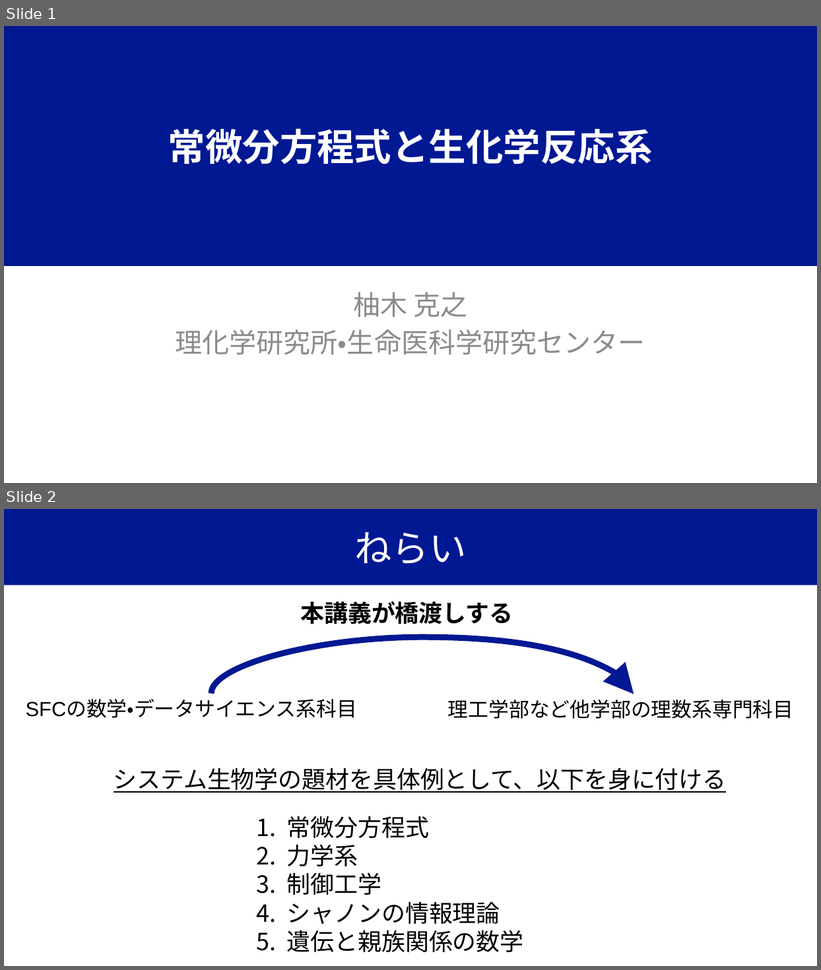
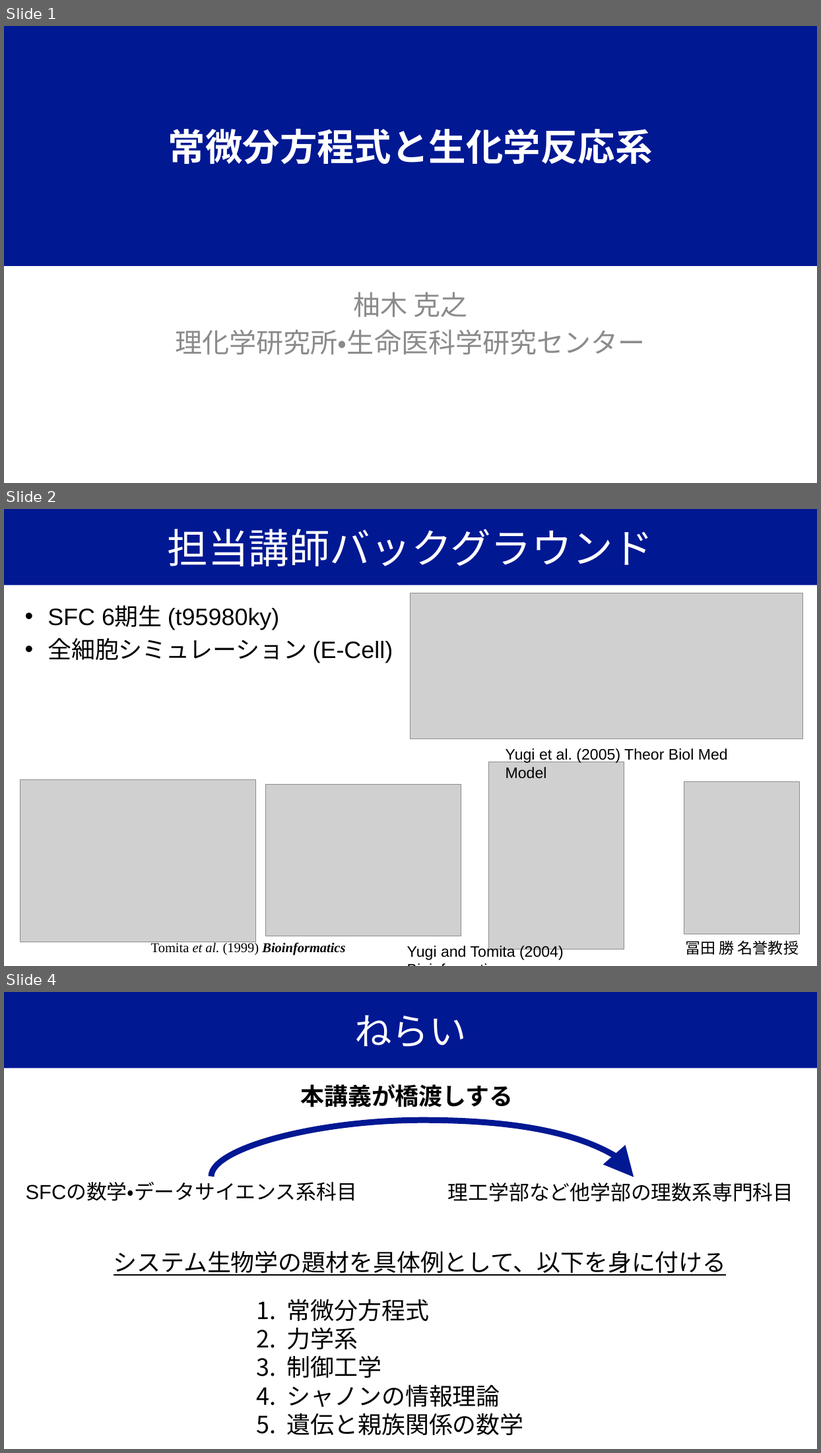
Before and after one commit to YugiLab/Lectures, a slide deck: DS2_2026/Day1/yugi_lecture1_ode.pptx. Shown one above the other, each under a label of ours: slides 1 and 2 before the commit, slides 1, 2 and 4 after it; the slides between them are not shown. The pictures are 821x970 and 821x1453 pixels, drawn with LibreOffice and Linux fonts; fonts in the diff are those of the drawing; grey boxes stand for pictures. Boxes give left, top, right and bottom in pixels: in the first picture for what was removed or moved away, otherwise in the second. Text is boxed around its words. In the diff, an @@ line names an element or a change of style, - is before the commit and + after.

```diff
--- a/DS2_2026/Day1/yugi_lecture1_ode.pptx
+++ b/DS2_2026/Day1/yugi_lecture1_ode.pptx
@@ slide 2 added at bbox=[4, 509, 817, 966], background #FFFFFF @@
@@ title added at bbox=[4, 509, 817, 586], fill #011893, 48 pt, text #FFFFFF @@
+担当講師バックグラウンド
@@ text added at bbox=[48, 607, 393, 663], 28 pt, text #000000 @@
+• SFC 6期生 (t95980ky)
+• 全細胞シミュレーション (E-Cell)
@@ picture added at bbox=[411, 593, 804, 739] @@
@@ picture added at bbox=[489, 762, 624, 950] @@
@@ text added at bbox=[506, 749, 728, 778], 18 pt, text #000000 @@
+Yugi et al. (2005) Theor Biol Med Model
@@ picture added at bbox=[20, 780, 256, 943] @@
@@ picture added at bbox=[265, 785, 461, 937] @@
@@ picture added at bbox=[684, 782, 800, 935] @@
@@ text added at bbox=[151, 942, 345, 956], 16 pt, text #000000, italic @@
+Tomita et al. (1999) Bioinformatics
@@ text added at bbox=[685, 941, 799, 955], 18 pt, text #000000 @@
+冨田 勝 名誉教授
@@ text added at bbox=[407, 945, 564, 960], 18 pt, text #000000 @@
+Yugi and Tomita (2004) Bioinformatics
@@ what was slide 2 is now slide 4 @@
```
Also in this commit, not shown: 5 other slides added, 2 other files.
